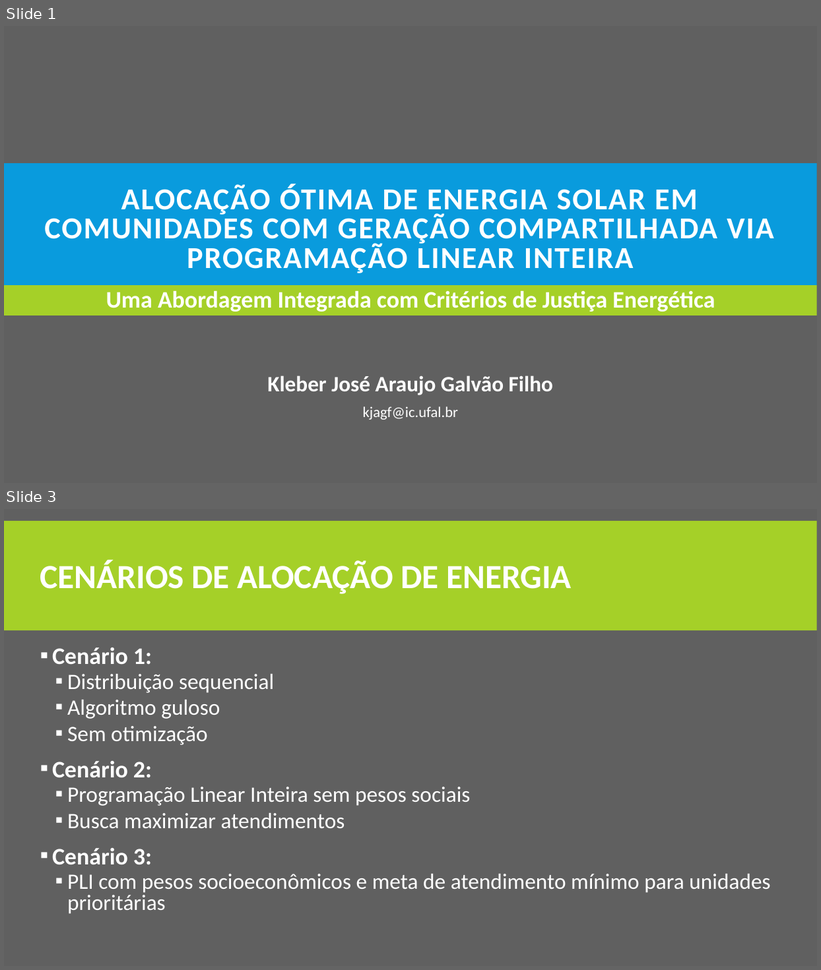
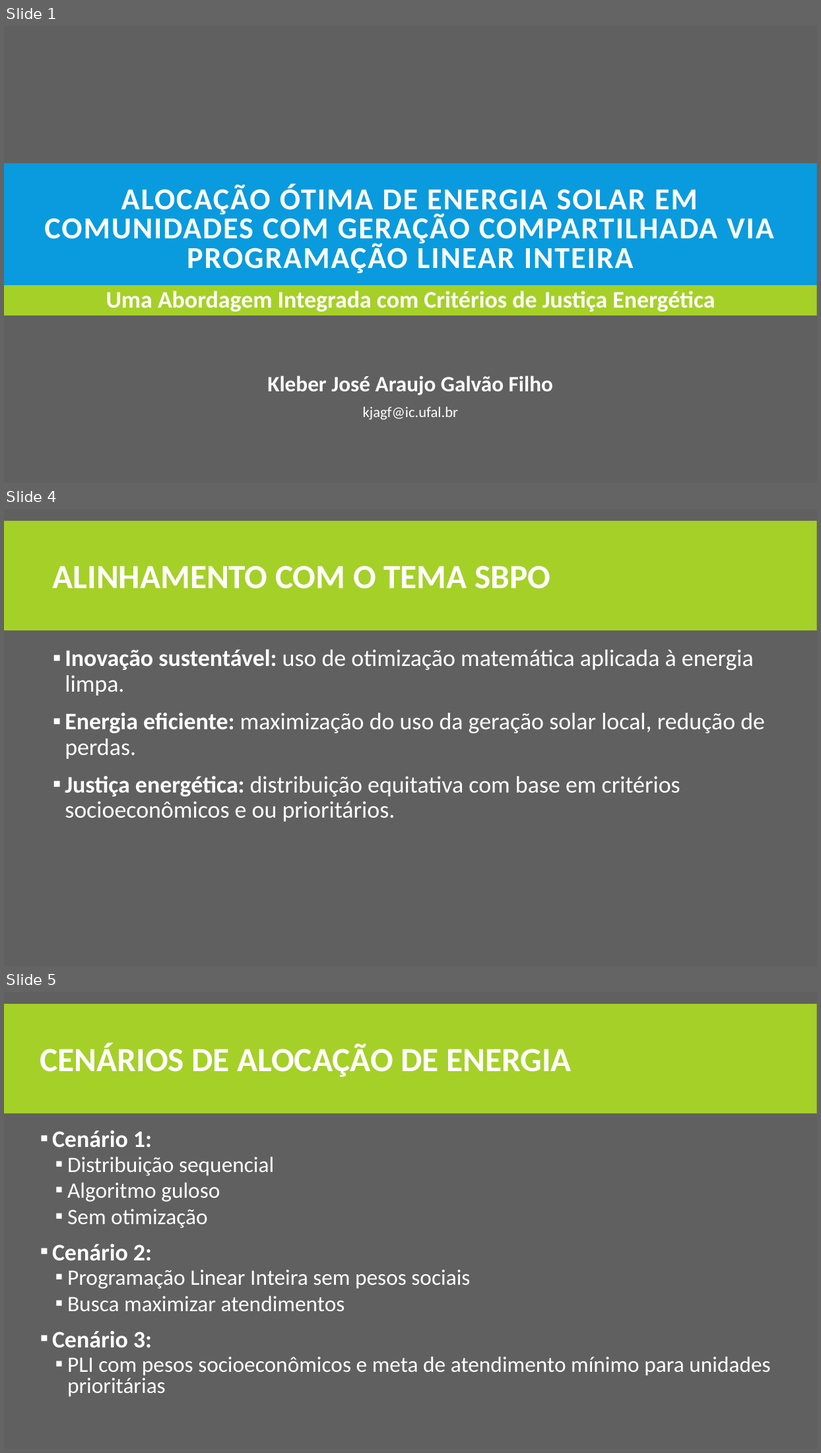
Before and after one commit to K-Galvao-Filho/mestrado-otimizacao-projeto_final, a slide deck: artigo/Apresentação.pptx. Shown one above the other, each under a label of ours: slides 1 and 3 before the commit, slides 1, 4 and 5 after it; the slides between them are not shown. The pictures are 821x970 and 821x1453 pixels, drawn with LibreOffice and Linux fonts; fonts in the diff are those of the drawing. Boxes give left, top, right and bottom in pixels: in the first picture for what was removed or moved away, otherwise in the second. Text is boxed around its words. In the diff, an @@ line names an element or a change of style, - is before the commit and + after.

```diff
--- a/artigo/Apresentação.pptx
+++ b/artigo/Apresentação.pptx
@@ slide 4 added at <box>4,509,817,966</box>, background #606060; not listed: 1 template element that a slide beside it also shows @@
@@ title added at <box>53,566,550,589</box>, 40 pt, text #FFFFFF, bold @@
+ALINHAMENTO COM O TEMA SBPO
@@ text added at <box>65,650,765,822</box>, 28 pt, text #FFFFFF @@
+▪ Inovação sustentável: uso de otimização matemática aplicada à energia limpa.
+▪ Energia eficiente: maximização do uso da geração solar local, redução de perdas.
+▪ Justiça energética: distribuição equitativa com base em critérios socioeconômicos e ou prioritários.
@@ what was slide 3 is now slide 5 @@
```
Also in this commit, not shown: 1 slide changed, 1 other slide added.
